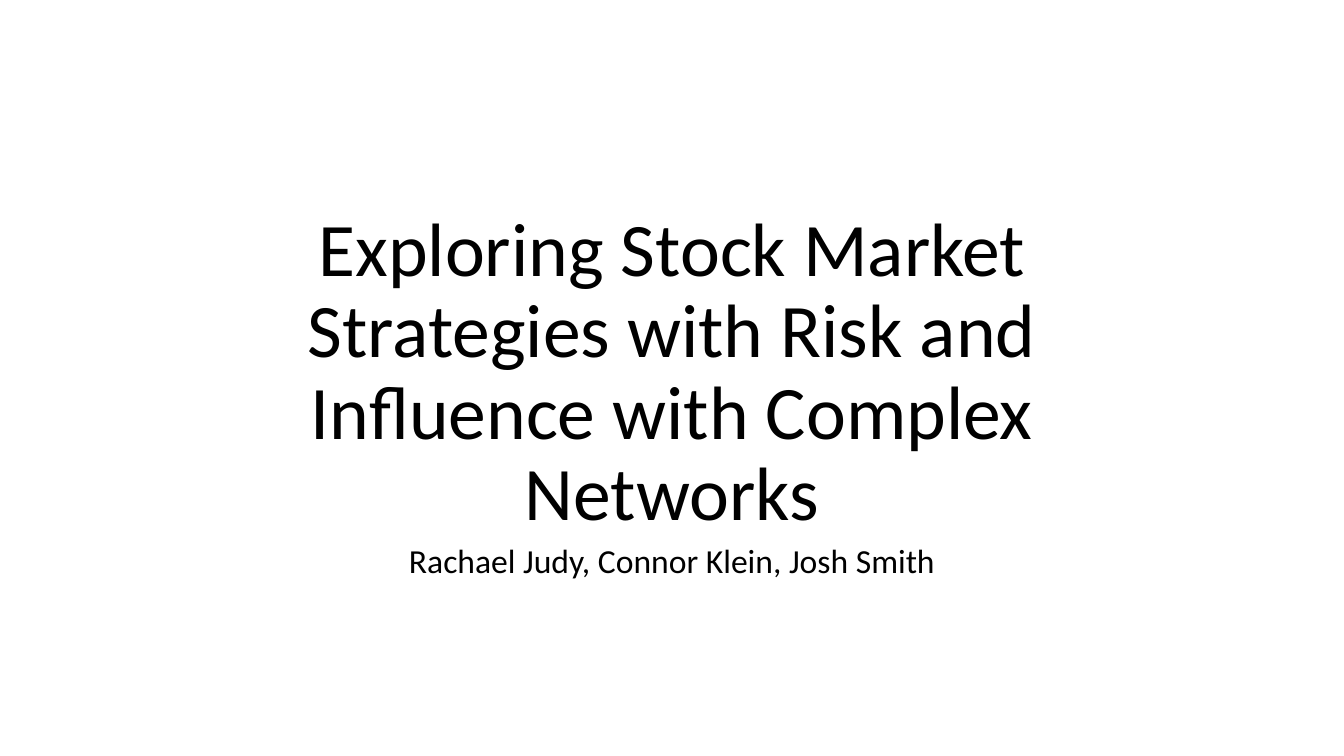
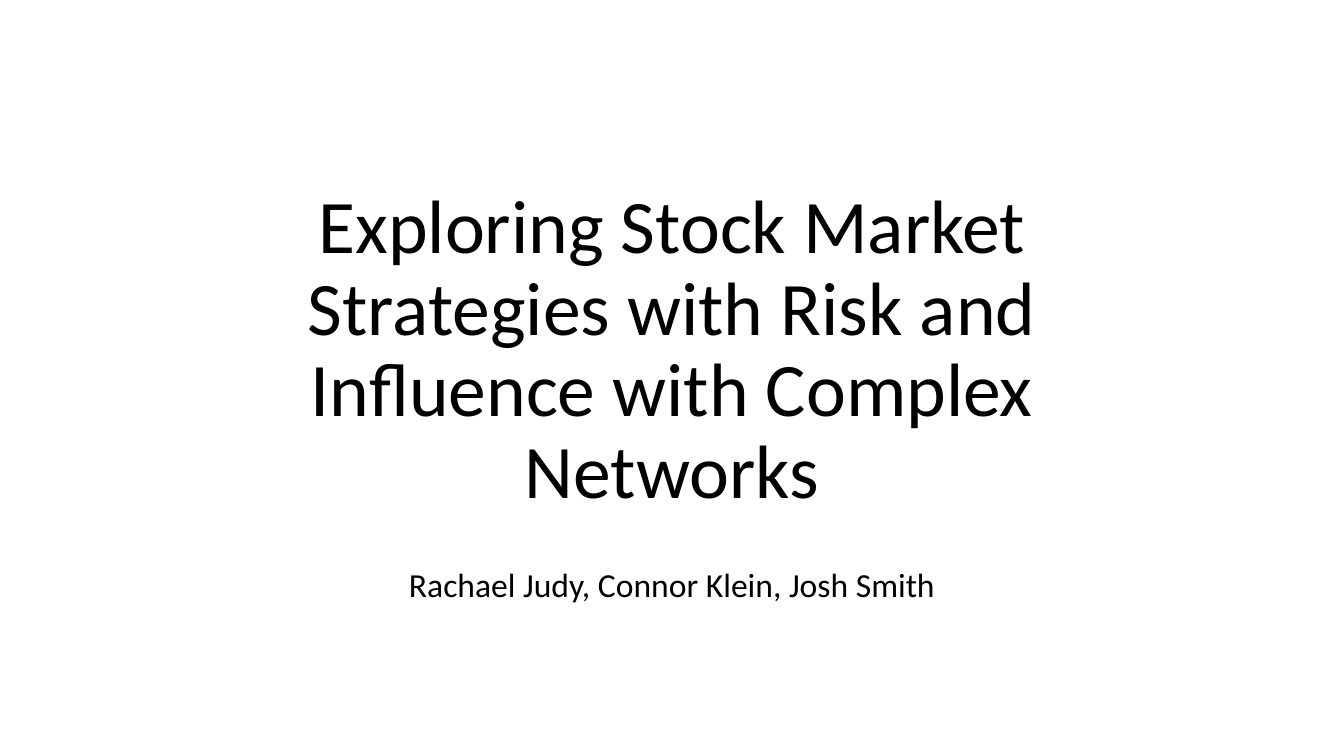
Before and after one commit to rjudy1/ComplexSystemsProject, a slide deck: slide 1 of Project Status Report Final/finalpresentation.pptx. Drawn at 1344x756 pixels with LibreOffice and Linux fonts; fonts in the diff are those of the drawing; background and template pictures are left out. Boxes give left, top, right and bottom in pixels: in the first picture for what was removed or moved away, otherwise in the second. Text is boxed around its words. In the diff, an @@ line names an element or a change of style, - is before the commit and + after.

Commit message:
presentation draft

```diff
--- a/Project Status Report Final/finalpresentation.pptx
+++ b/Project Status Report Final/finalpresentation.pptx
@@ title "Exploring Stock Market Strategies with ...": place and size @@
-title "Exploring Stock Market Strategies with ..." at [308,223,1036,521]
+title "Exploring Stock Market Strategies with ..." at [308,200,1036,499]
@@ subtitle "Rachael Judy, Connor Klein, Josh ...": place and size @@
-subtitle "Rachael Judy, Connor Klein, Josh ..." at [409,549,935,579]
+subtitle "Rachael Judy, Connor Klein, Josh ..." at [409,573,935,603]
```
Also in this commit, not shown: 6 other slides changed, 3 slides added, 3 slides removed, 1 other file.
